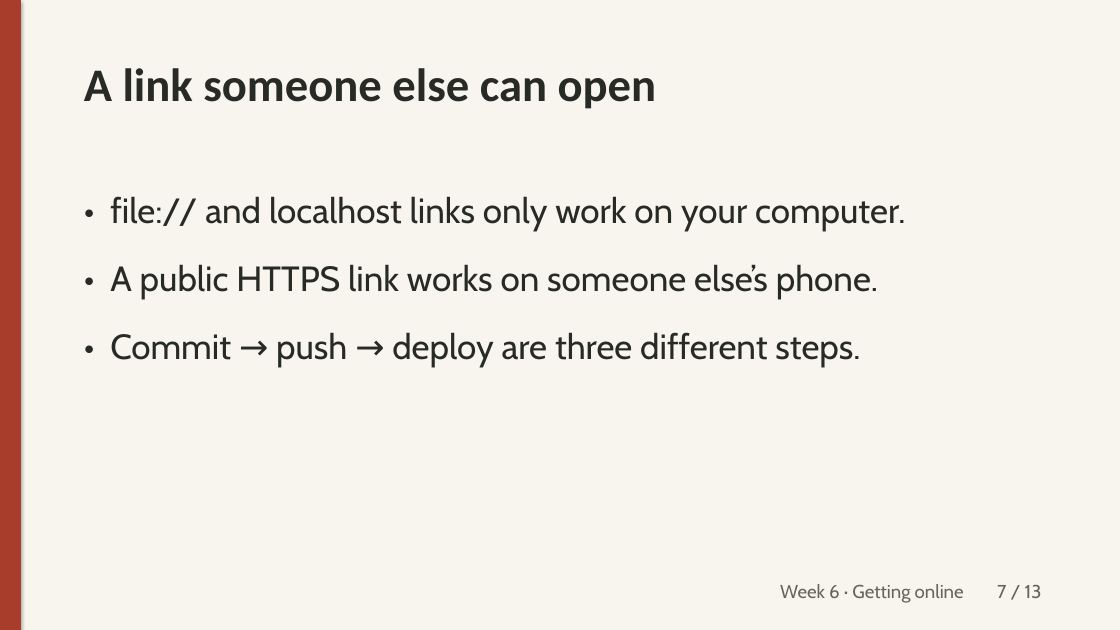
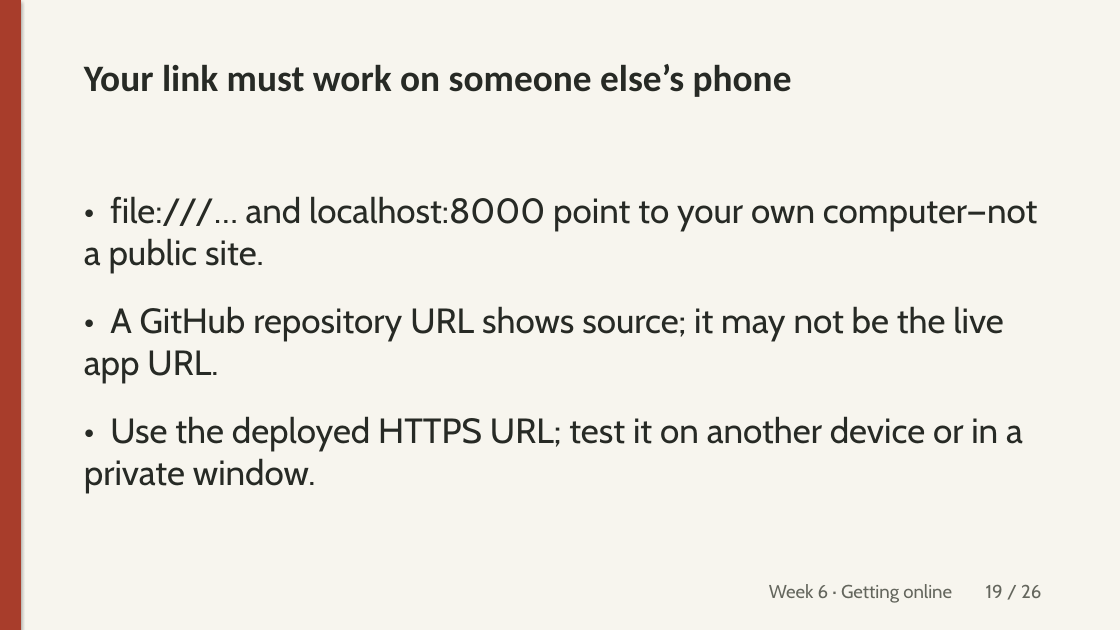
Before and after one commit to unforcedagi/learn-vibe-build-deck, a slide deck: slide 19 of lessons/week-6/_src/week6-lecture.pptx (slide 7 before the commit). Drawn at 1120x630 pixels with LibreOffice and Linux fonts; fonts in the diff are those of the drawing. Boxes give left, top, right and bottom in pixels: in the first picture for what was removed or moved away, otherwise in the second. Text is boxed around its words. In the diff, an @@ line names an element or a change of style, - is before the commit and + after.

Commit message:
Restore substantive Week 6 teaching from recent student gaps; definitions and examples before one demo (#11)

```diff
--- a/lessons/week-6/_src/week6-lecture.pptx
+++ b/lessons/week-6/_src/week6-lecture.pptx
@@ text at bbox=[84, 64, 792, 97]: text changed; size 40 to 32 pt @@
-A link someone else can open
+Your link must work on someone else’s phone
@@ text at bbox=[84, 196, 1038, 493]: text changed @@
-• file:// and localhost links only work on your computer.
-• A public HTTPS link works on someone else’s phone.
-• Commit → push → deploy are three different steps.
+• file:///… and localhost:8000 point to your own computer—not a public site.
+• A GitHub repository URL shows source; it may not be the live app URL.
+• Use the deployed HTTPS URL; test it on another device or in a private window.
@@ text at bbox=[769, 584, 1041, 603]: text changed @@
-Week 6 · Getting online 7 / 13
+Week 6 · Getting online 19 / 26
```
Also in this commit, not shown: 10 other slides changed, 15 slides added, 2 slides removed, 8 other files.
